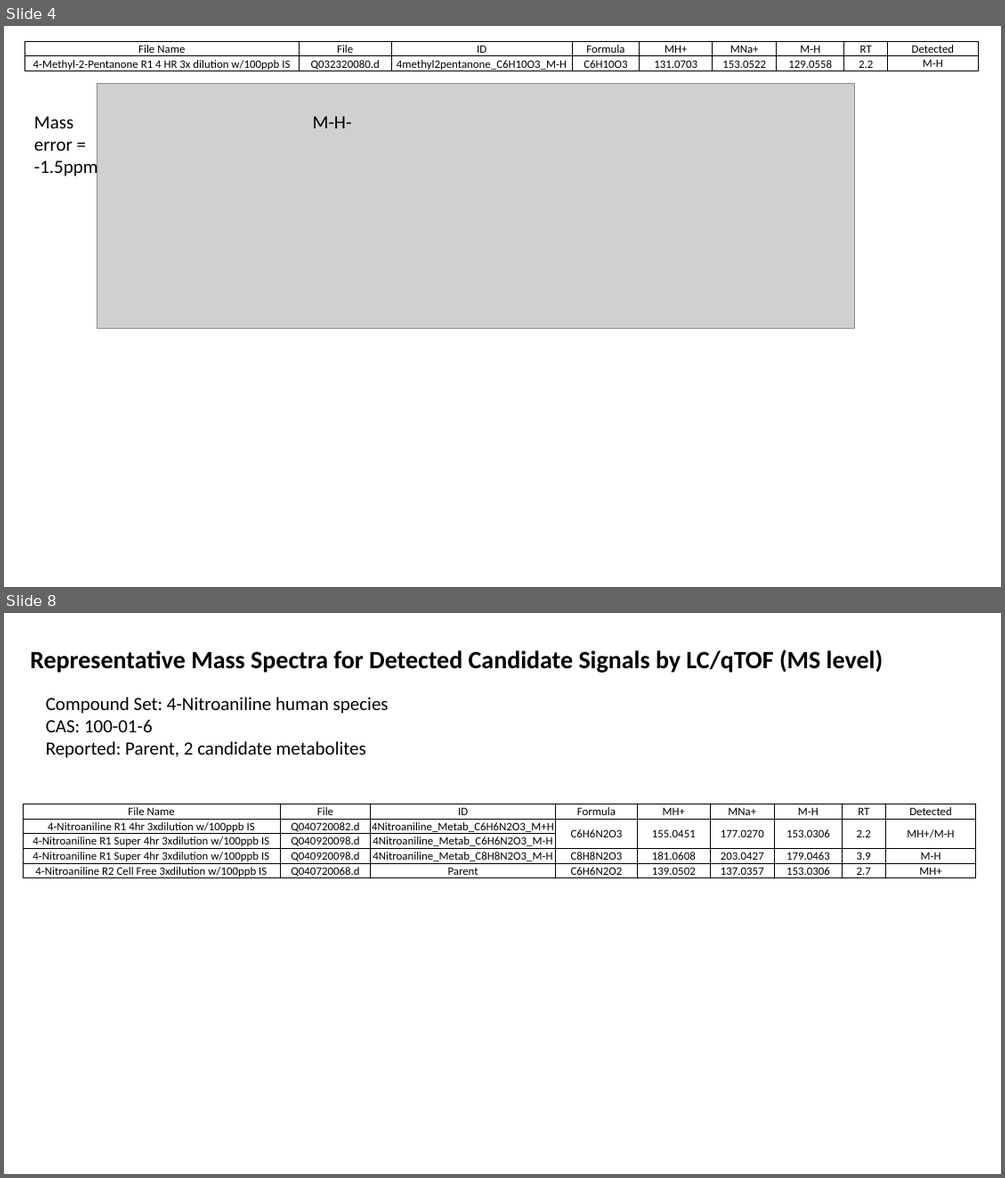
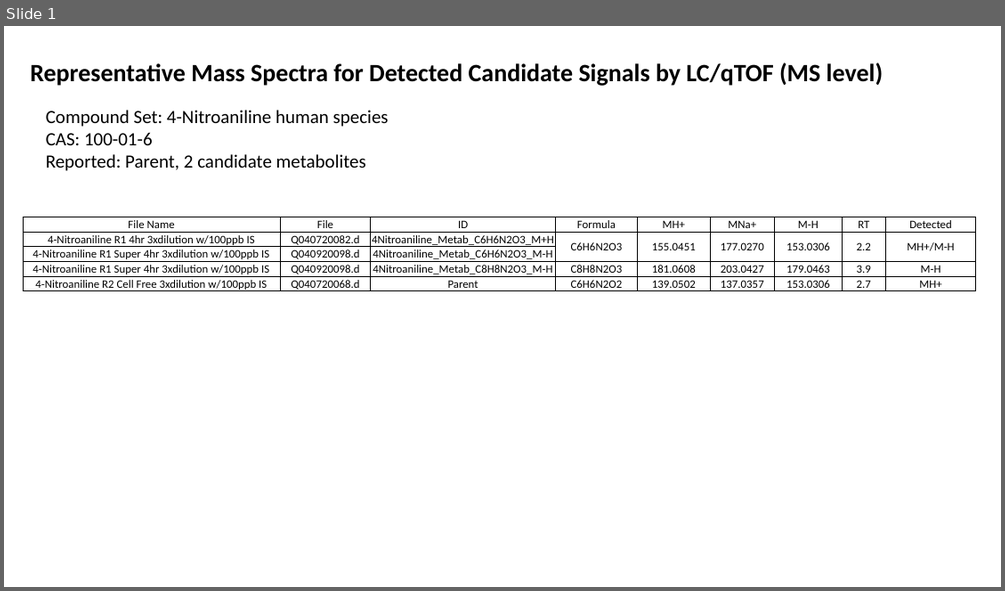
Before and after one commit to USEPA/CompTox-ExpoCast-SSAMetabolism, a slide deck: Data/Hepatocyte_Mass_Spectra_LC.pptx. Shown one above the other, each under a label of ours: slides 4 and 8 before the commit, slide 1 after it; the slides between them are not shown. The pictures are 1005x1178 and 1005x591 pixels, drawn with LibreOffice and Linux fonts; fonts in the diff are those of the drawing; grey boxes stand for pictures. Boxes give left, top, right and bottom in pixels: in the first picture for what was removed or moved away, otherwise in the second. Text is boxed around its words. In the diff, an @@ line names an element or a change of style, - is before the commit and + after.

```diff
--- a/Data/Hepatocyte_Mass_Spectra_LC.pptx
+++ b/Data/Hepatocyte_Mass_Spectra_LC.pptx
@@ slide 4 removed at box(4, 26, 1001, 587), background #FFFFFF @@
@@ table removed at box(25, 42, 979, 75), 2 rows, 9 columns @@
-File Name | File | ID | Formula | MH+ | MNa+ | M-H | RT | Detected
-4-Methyl-2-Pentanone R1 4 HR 3x dilution w/100ppb IS | Q032320080.d | 4methyl2pentanone_C6H10O3_M-H | C6H10O3 | 131.0703 | 153.0522 | 129.0558 | 2.2 | M-H
@@ picture removed at box(97, 84, 854, 329) @@
@@ text removed at box(34, 116, 98, 179) @@
-Mass error = -1.5ppm
@@ text removed at box(313, 116, 352, 128) @@
-M-H-
@@ what was slide 8 is now slide 1 @@
```
Also in this commit, not shown: 6 other slides removed.
